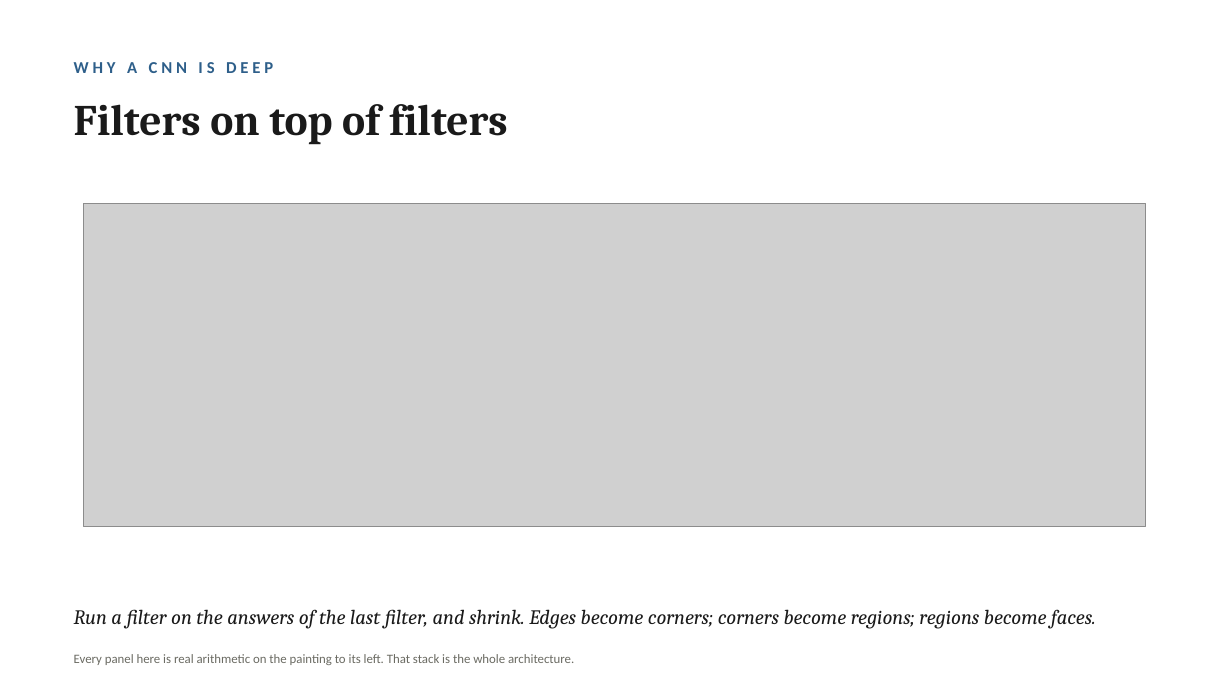
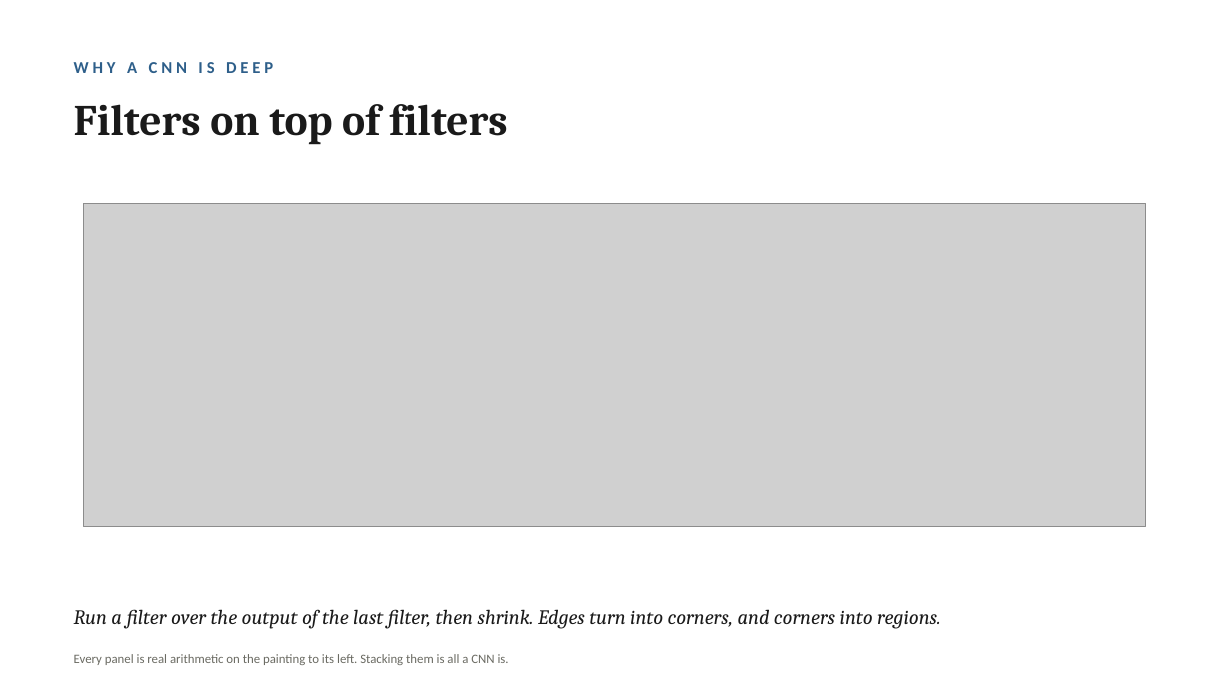
Before and after one commit to lucianli123/culture-as-data-2026, a slide deck: slide 21 of slides/week-04-lecture-draft.pptx. Drawn at 1232x693 pixels with LibreOffice and Linux fonts; fonts in the diff are those of the drawing; grey boxes stand for pictures. Boxes give left, top, right and bottom in pixels: in the first picture for what was removed or moved away, otherwise in the second. Text is boxed around its words. In the diff, an @@ line names an element or a change of style, - is before the commit and + after.

```diff
--- a/slides/week-04-lecture-draft.pptx
+++ b/slides/week-04-lecture-draft.pptx
@@ text at (x1=74, y1=609, x2=941, y2=629): text changed @@
-Run a filter on the answers of the last filter, and shrink. Edges become corners; corners become regions; regions become faces.
+Run a filter over the output of the last filter, then shrink. Edges turn into corners, and corners into regions.
@@ text at (x1=74, y1=654, x2=509, y2=665): text changed @@
-Every panel here is real arithmetic on the painting to its left. That stack is the whole architecture.
+Every panel is real arithmetic on the painting to its left. Stacking them is all a CNN is.
```
Also in this commit, not shown: 7 other slides changed, 2 other files.
